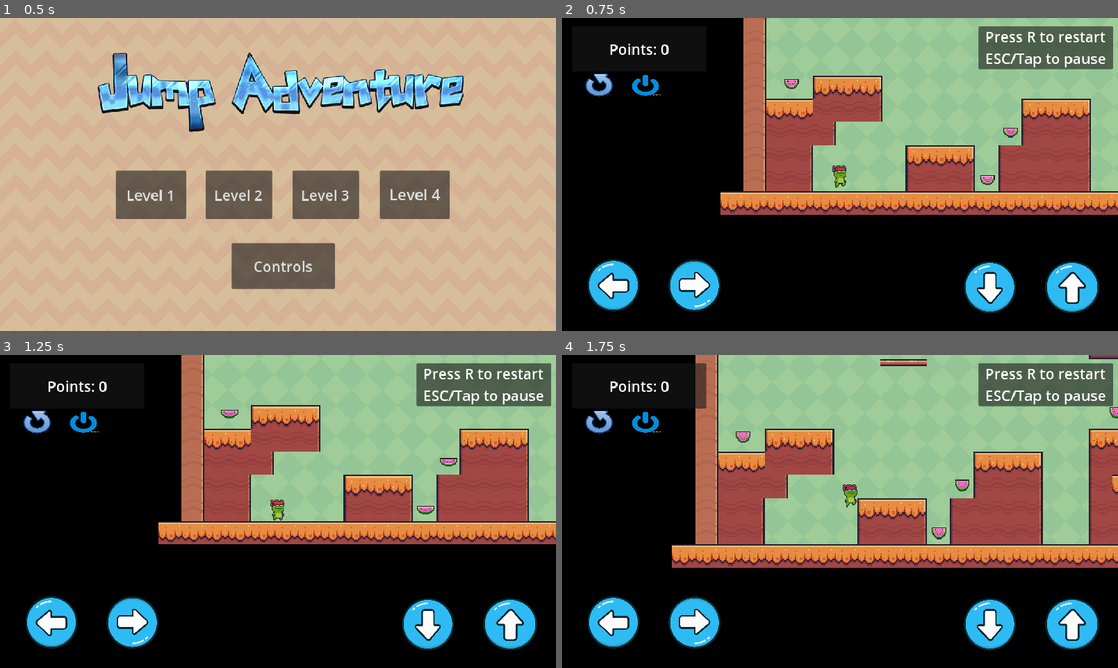
Above: before the commit, frames 1-4 (two rows, left to right).
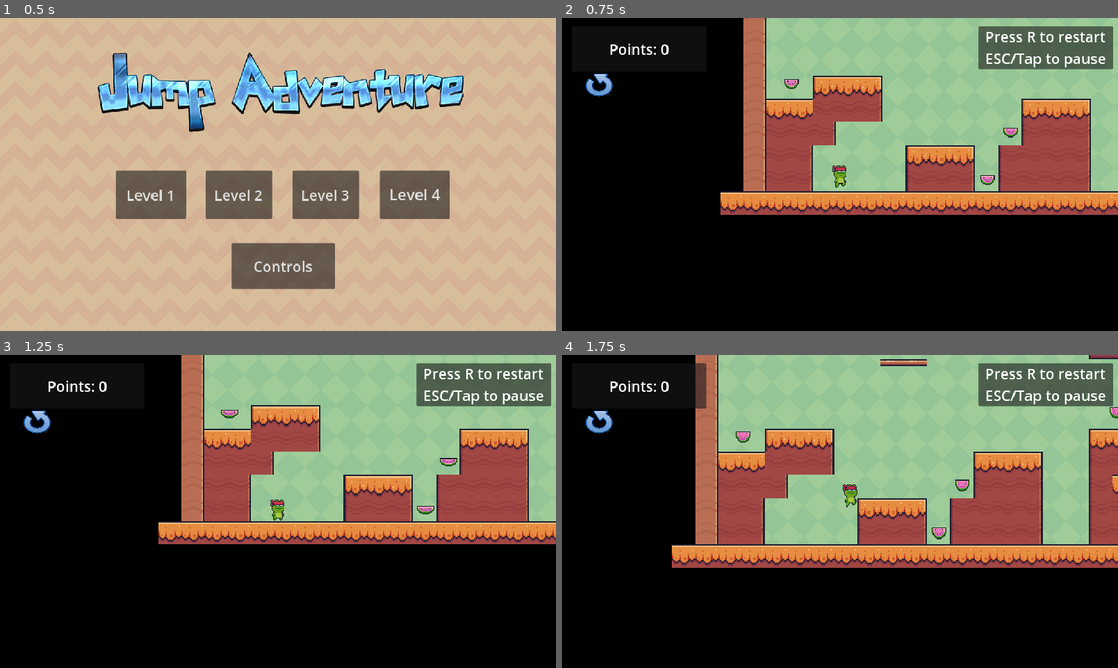
Above: after the commit, the same moments.

Repository: Omar-Munib/JumpAdventure
Game: Godot game, scene res://scenes/main_menu.tscn
The game is run twice, just before and just after one commit, with the same random seed, the same clock (stepped at 60 frames per second) and the same inputs.
Inputs:
- Up to frame 1 (0.5 s): no input
- Up to frame 2 (0.75 s): click "Level 2" at 0.5 s
- Up to frame 3 (1.25 s): no input
- Up to frame 4 (1.75 s): tap R (restart) at 1.25 s; hold D (right) from 1.28 s (still down); tap W (jump) at 1.52 s

Frame 1 is identical in both runs. In frame 2, 5.1% of the frame differs, in the area x 4-97%, y 18-95%; in frame 3, 5.1%; in frame 4, 5.1%.

Commit message:
Notifications for restart (better)

Diff:
--- a/project.godot
+++ b/project.godot
@@ -60,7 +60,7 @@
 
 [input_devices]
 
-pointing/emulate_touch_from_mouse=true
+pointing/canvas_textures/default_texture_filter=1
 
 [rendering]
 
--- a/scenes/level1.tscn
+++ b/scenes/level1.tscn
@@ -484,6 +484,9 @@
 [sub_resource type="RectangleShape2D" id="RectangleShape2D_cdg6c"]
 size = Vector2(550, 20)
 
+[sub_resource type="RectangleShape2D" id="RectangleShape2D_iln17"]
+size = Vector2(187, 20)
+
 [node name="Node" type="Node"]
 process_mode = 3
 
@@ -570,6 +573,13 @@
 [node name="CollisionShape2D" type="CollisionShape2D" parent="SceneObjects/RestartNote"]
 position = Vector2(265, 0)
 shape = SubResource("RectangleShape2D_cdg6c")
+
+[node name="RestartNote2" parent="SceneObjects" instance=ExtResource("9_d1g8e")]
+position = Vector2(1770, 629)
+
+[node name="CollisionShape2D" type="CollisionShape2D" parent="SceneObjects/RestartNote2"]
+position = Vector2(78, 0)
+shape = SubResource("RectangleShape2D_iln17")
 
 [node name="UI" type="CanvasLayer" parent="."]
 
@@ -607,3 +617,20 @@
 
 [node name="RestartAndPauseButtons" parent="UI" instance=ExtResource("13_mg06p")]
 position = Vector2(49, 116)
+
+[node name="Panel2" type="Panel" parent="UI"]
+offset_left = 385.0
+offset_top = 144.0
+offset_right = 773.0
+offset_bottom = 256.0
+
+[node name="RestartNoteLabel" type="Label" parent="UI/Panel2"]
+texture_filter = 1
+layout_mode = 0
+offset_right = 388.0
+offset_bottom = 112.0
+theme_override_font_sizes/font_size = 24
+text = "Stuck already? :D
+Press R or restart icon to restart"
+horizontal_alignment = 1
+vertical_alignment = 1
--- a/scenes/level2.tscn
+++ b/scenes/level2.tscn
@@ -9,6 +9,7 @@
 [ext_resource type="PackedScene" uid="uid://ryuof13g1n12" path="res://scenes/finish.tscn" id="7_4e3ix"]
 [ext_resource type="PackedScene" uid="uid://hwo8kr6nt78b" path="res://scenes/level3.tscn" id="8_o4ur8"]
 [ext_resource type="PackedScene" uid="uid://c8g0ixi6liln8" path="res://scenes/pause_menu.tscn" id="9_d4ty3"]
+[ext_resource type="PackedScene" uid="uid://bwysm6pykir60" path="res://scenes/restart_note.tscn" id="9_j5261"]
 [ext_resource type="PackedScene" uid="uid://hwfxl2uddg5x" path="res://scenes/hint_panel.tscn" id="10_8usy6"]
 [ext_resource type="PackedScene" uid="uid://cpwyej5q5idcx" path="res://scenes/touch_buttons_left_right.tscn" id="11_jardt"]
 [ext_resource type="PackedScene" uid="uid://u1iw0ajhfulo" path="res://scenes/touch_buttons_up_down.tscn" id="12_oa54m"]
@@ -536,6 +537,9 @@
 physics_layer_0/collision_layer = 1
 sources/0 = SubResource("TileSetAtlasSource_cbbsi")
 
+[sub_resource type="RectangleShape2D" id="RectangleShape2D_ypmps"]
+size = Vector2(1756, 21)
+
 [node name="Node" type="Node"]
 process_mode = 3
 
@@ -620,6 +624,13 @@
 [node name="Finish" parent="SceneObjects" instance=ExtResource("7_4e3ix")]
 position = Vector2(2326, 190)
 target_level = ExtResource("8_o4ur8")
+
+[node name="RestartNote" parent="SceneObjects" instance=ExtResource("9_j5261")]
+position = Vector2(466, 628)
+
+[node name="CollisionShape2D" type="CollisionShape2D" parent="SceneObjects/RestartNote"]
+position = Vector2(1094, 0.5)
+shape = SubResource("RectangleShape2D_ypmps")
 
 [node name="UI" type="CanvasLayer" parent="."]
 
@@ -657,3 +668,20 @@
 
 [node name="RestartAndPauseButtons" parent="UI" instance=ExtResource("13_0nj5i")]
 position = Vector2(49, 115)
+
+[node name="Panel2" type="Panel" parent="UI"]
+offset_left = 392.0
+offset_top = 144.0
+offset_right = 780.0
+offset_bottom = 256.0
+
+[node name="RestartNoteLabel" type="Label" parent="UI/Panel2"]
+texture_filter = 1
+layout_mode = 0
+offset_right = 388.0
+offset_bottom = 112.0
+theme_override_font_sizes/font_size = 24
+text = "Stuck already? :D
+Press R or restart icon to restart"
+horizontal_alignment = 1
+vertical_alignment = 1
--- a/scenes/level3.tscn
+++ b/scenes/level3.tscn
@@ -9,6 +9,7 @@
 [ext_resource type="PackedScene" uid="uid://ryuof13g1n12" path="res://scenes/finish.tscn" id="7_c5q8d"]
 [ext_resource type="PackedScene" uid="uid://duk4h4c1kmmp2" path="res://scenes/level4.tscn" id="8_s0met"]
 [ext_resource type="PackedScene" uid="uid://digdvu8y0buni" path="res://scenes/spike_trap.tscn" id="9_kchoq"]
+[ext_resource type="PackedScene" uid="uid://bwysm6pykir60" path="res://scenes/restart_note.tscn" id="10_0yxk5"]
 [ext_resource type="PackedScene" uid="uid://c8g0ixi6liln8" path="res://scenes/pause_menu.tscn" id="10_sgl22"]
 [ext_resource type="PackedScene" uid="uid://hwfxl2uddg5x" path="res://scenes/hint_panel.tscn" id="11_72250"]
 [ext_resource type="PackedScene" uid="uid://cpwyej5q5idcx" path="res://scenes/touch_buttons_left_right.tscn" id="12_48uqu"]
@@ -559,6 +560,9 @@
 physics_layer_0/collision_layer = 1
 sources/0 = SubResource("TileSetAtlasSource_cbbsi")
 
+[sub_resource type="RectangleShape2D" id="RectangleShape2D_4cakm"]
+size = Vector2(816, 20)
+
 [node name="Node" type="Node"]
 process_mode = 3
 
@@ -716,6 +720,13 @@
 
 [node name="SpikeTrap21" parent="SceneObjects/SpikesGroup" instance=ExtResource("9_kchoq")]
 position = Vector2(2124, 628)
+
+[node name="RestartNote" parent="SceneObjects" instance=ExtResource("10_0yxk5")]
+position = Vector2(1299, 627)
+
+[node name="CollisionShape2D" type="CollisionShape2D" parent="SceneObjects/RestartNote"]
+position = Vector2(398, 0)
+shape = SubResource("RectangleShape2D_4cakm")
 
 [node name="UI" type="CanvasLayer" parent="."]
 
@@ -752,3 +763,20 @@
 
 [node name="RestartAndPauseButtons" parent="UI" instance=ExtResource("14_l4m4j")]
 position = Vector2(49, 112)
+
+[node name="Panel2" type="Panel" parent="UI"]
+offset_left = 382.0
+offset_top = 144.0
+offset_right = 770.0
+offset_bottom = 256.0
+
+[node name="RestartNoteLabel" type="Label" parent="UI/Panel2"]
+texture_filter = 1
+layout_mode = 0
+offset_right = 388.0
+offset_bottom = 112.0
+theme_override_font_sizes/font_size = 24
+text = "Stuck already? :D
+Press R or restart icon to restart"
+horizontal_alignment = 1
+vertical_alignment = 1
--- a/scenes/restart_and_pause_buttons.tscn
+++ b/scenes/restart_and_pause_buttons.tscn
@@ -10,7 +10,6 @@
 scale = Vector2(0.259259, 0.205128)
 texture_normal = ExtResource("1_eklda")
 action = "restart"
-visibility_mode = 1
 
 [node name="TouchScreenButton2" type="TouchScreenButton" parent="."]
 position = Vector2(88, 0)
--- a/scenes/restart_note.tscn
+++ b/scenes/restart_note.tscn
@@ -5,19 +5,5 @@
 [node name="RestartNote" type="Area2D"]
 script = ExtResource("1_vkioj")
 
-[node name="Panel" type="Panel" parent="."]
-offset_left = 105.0
-offset_top = -79.0
-offset_right = 239.0
-offset_bottom = -30.0
-
-[node name="Label" type="Label" parent="Panel"]
-offset_right = 134.0
-offset_bottom = 49.0
-text = "Stuck huh? :D
-Press R to restart"
-horizontal_alignment = 1
-vertical_alignment = 1
-
 [connection signal="body_entered" from="." to="." method="_on_body_entered"]
 [connection signal="body_exited" from="." to="." method="_on_body_exited"]
--- a/scripts/restart_note.gd
+++ b/scripts/restart_note.gd
@@ -1,17 +1,36 @@
 extends Area2D
 
-@onready var panel = $Panel
+@onready var panel_2 = $"../../UI/Panel2"
 
 func _ready():
 #  To hide the label note when the game starts
-	panel.hide()
+	panel_2.hide()
 
 func _on_body_entered(body):
 # To show the note
 	if(body.name == "CharacterBody2D"):
 		print("You are stuck! Restart")
-		panel.show()
+		panel_2.show()
 
 func _on_body_exited(body):
 # To hide the note once it is restarted
-	panel.hide()
+	panel_2.hide()
+
+#For different platoform panels (Web or android)
+#func _on_body_entered(body):
+	## Show the appropriate panel based on the platform
+	#if OS.get_name() == "HTML5":
+		## Show the web panel if the game is running on the web
+		#web_panel.show()
+	#elif OS.get_name() == "Android":
+		## Show the Android panel if the game is running on Android
+		#android_panel.show()
+#
+	## Original logic to show the panel for a specific body
+	#if body.name == "CharacterBody2D":
+		#print("You are stuck! Restart")
+		## Show the appropriate panel based on the platform
+		#if OS.get_name() == "HTML5":
+			#web_panel.show()
+		#elif OS.get_name() == "Android":
+			#android_panel.show()
Not shown: 1 places in scenes/level1.tscn that only renumber resources
Not shown: 1 places in scenes/level2.tscn that only renumber resources
Not shown: 1 places in scenes/level3.tscn that only renumber resources
Not shown, changed: androidExport/jump_adventure.apk
Not shown, changed: androidExport/jump_adventure.apk.idsig
Not shown, changed: web/index.html
Not shown, changed: web/index.pck
